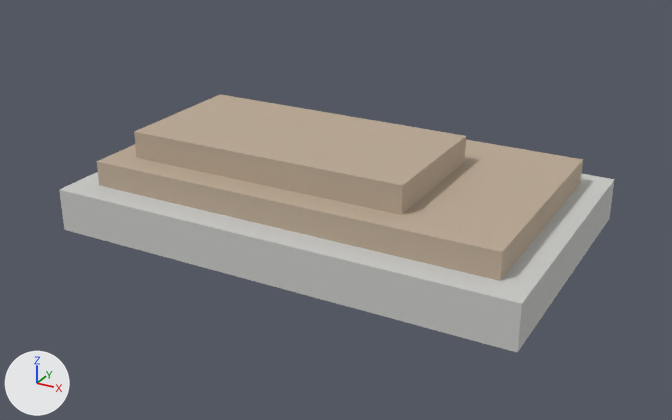
What one commit did to the glTF model public/models/props/flower_bed.lod2.glb.
Camera for both pictures: a 50 mm camera at (2.27, -4.17, 2.17) aimed at (0.03, -0.11, 0.14). Lighting does not change. The marker at lower left points along +X, +Y and +Z. The first picture is the older version. Vertices at exactly the same position are counted once.

Before the edit, the objects in view are built like this:
```python
mat_kerb_stone = principled_material('kerb_stone')
mat_kerb_stone.base_color = (0.6, 0.6, 0.58)  # light grey #cbcbc8
mat_kerb_stone.roughness = 0.85
me_props_flower_bed = bpy.data.meshes.new('props_flower_bed')
me_props_flower_bed.from_pydata(...)  # a box spanning x -1.0..1.0, y -0.62..0.62, z -0.2..-0.02, material slot 0; a box spanning x -0.88..0.88, y -0.5..0.5, z -0.03..0.09, material slot 1; a box spanning x -0.77..0.46, y -0.38..0.23, z 0.0..0.2, material slot 1
me_props_flower_bed.materials.append(mat_kerb_stone)  # light grey #cbcbc8
me_props_flower_bed.materials.append(mat_timber_bare)  # beige #bcaa95
ob_props_flower_bed = bpy.data.objects.new('props_flower_bed', me_props_flower_bed)
ob_props_flower_bed.location = (0.0, 0.0, 0.265)
ob_props_flower_bed.scale = (1.3, 1.3, 1.3)
```
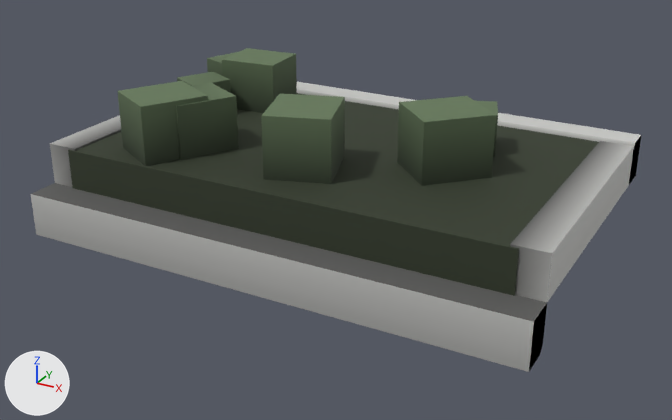
Boxes [x1, y1, x2, y2] around the edits, measured in the pictures (672 x 420 px):
'props_flower_bed', recoloured, reshaped, moved, rescaled (10% wider, 25% taller)
    before: [59, 94, 615, 353]
    after: [31, 48, 641, 372]
part 1 of me_props_flower_bed, added
    after: [68, 93, 599, 296]
part 2 of me_props_flower_bed, rebuilt
    before: [59, 172, 615, 353]
    after: [31, 82, 641, 372]
part 3 of me_props_flower_bed, built on
    before: [97, 94, 583, 281]
    after: [118, 48, 498, 186]

The change, as a diff of the scene's bpy script:
```diff
--- a/public/models/props/flower_bed.lod2.glb.py
+++ b/public/models/props/flower_bed.lod2.glb.py
@@ mat_kerb_stone @@
 n0 = _N.new('ShaderNodeBsdfPrincipled'); n0.name = 'Principled BSDF'
-n0.inputs[0].default_value = (0.6, 0.6, 0.58, 1.0)  # 'Base Color', light grey #cbcbc8
 n0.inputs[2].default_value = 0.85  # 'Roughness'
 n1 = _N.new('ShaderNodeOutputMaterial'); n1.name = 'Material Output'
+n2 = _N.new('ShaderNodeMix'); n2.name = 'Mix'
+n2.data_type = 'RGBA'
+n2.blend_type = 'MULTIPLY'
+n2.inputs[0].default_value = 1.0  # 'Factor'
+n2.inputs[7].default_value = (0.6, 0.6, 0.58, 1.0)  # 'B', light grey #cbcbc8
+n3 = _N.new('ShaderNodeVertexColor'); n3.name = 'Color Attribute'
 _L.new(n0.outputs[0], n1.inputs[0])  # 'BSDF' to 'Surface'
+_L.new(n2.outputs[2], n0.inputs[0])  # 'Result' to 'Base Color'
+_L.new(n3.outputs[0], n2.inputs[6])  # 'Color' to 'A'
@@ mat_grass @@
+mat_grass = bpy.data.materials.new('grass')
+# nodes: BsdfPrincipled, Mix, OutputMaterial, VertexColor
+# colours: green #738461, mixed with the vertex colours
@@ mat_foliage @@
+mat_foliage = bpy.data.materials.new('foliage')
+# nodes: BsdfPrincipled, Mix, OutputMaterial, VertexColor
+# colours: dark green #657959, mixed with the vertex colours
@@ me_props_flower_bed @@
 # used by ob_props_flower_bed; location = (0.0, 0.0, 0.265); scale = (1.3, 1.3, 1.3)
-me_props_flower_bed.from_pydata(...)  # 24 vertices, 36 faces; spans x -1.0..1.0, y -0.62..0.62, z -0.2..0.2
+me_props_flower_bed.from_pydata(...)  # 116 vertices, 184 faces; spans x -1.0..1.0, y -0.66..0.66, z -0.28..0.28
+# me_props_flower_bed part 1: a new loose piece, a box spanning x -0.9..0.9, y -0.54..0.54, z -0.11..0.05, in mat_grass
+# me_props_flower_bed part 2: the loose piece of 8 vertices spanning x -1.0..1.0, y -0.62..0.62, z -0.2..-0.02 is rebuilt with 36 vertices and now spans x -1.0..1.0, y -0.66..0.66, z -0.28..0.06
+# me_props_flower_bed part 3
+# 16 vertices are removed from x -0.88..0.88, y -0.5..0.5, z -0.03..0.2
+# 24 faces are deleted
+# 44 vertices are added at x -0.83..0.63, y -0.53..0.48, z 0.04..0.23
+# 12 new vertices lie (0.0, 0.0, 0.24) away from vertices in x -0.73..0.63, y -0.53..0.14, z 0.04
+# 8 new vertices lie (0.0, 0.0, 0.22) away from vertices in x -0.71..-0.33, y -0.42..0.44, z 0.04
+# 8 new vertices lie (0.0, 0.0, 0.16) away from vertices in x -0.83..-0.5, y -0.47..0.21, z 0.04
+# 108 new faces join them, mat_foliage
 me_props_flower_bed.materials.append(mat_kerb_stone)
-me_props_flower_bed.materials.append(mat_timber_bare)  # beige #bcaa95
+me_props_flower_bed.materials.append(mat_grass)
+me_props_flower_bed.materials.append(mat_foliage)
@@ ob_props_flower_bed @@
 ob_props_flower_bed = bpy.data.objects.new('props_flower_bed', me_props_flower_bed)
-ob_props_flower_bed.location = (0.0, 0.0, 0.265)
-ob_props_flower_bed.scale = (1.3, 1.3, 1.3)
+ob_props_flower_bed.location = (0.0, 0.0, 0.394)
+ob_props_flower_bed.scale = (1.39, 1.39, 1.39)
```
